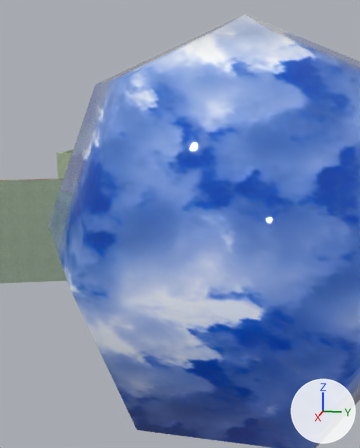
The glTF model objects/roomofstuff.gltf, before and after one commit.
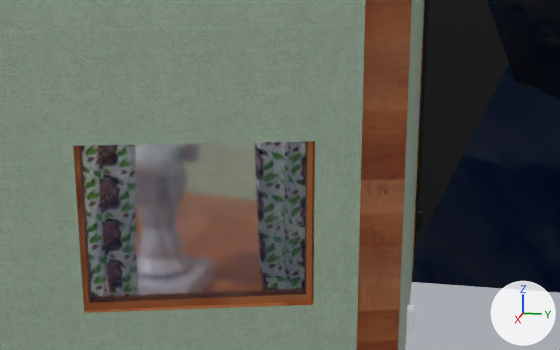
Each version appears first from a 50 mm camera at (12.22, 5.29, 3.92) aimed at (1.86, 3.22, 1.34), and next in a close-up from a 50 mm camera at (5.13, 1.92, 2.26) aimed at (2.19, 1.33, 1.52). Arrows for +X, +Y and +Z are at lower right; the lights stay in place. Where no turn or scale is listed for an object, it has been applied to the vertices.

The first close-up shows 'Room', 'Window'.
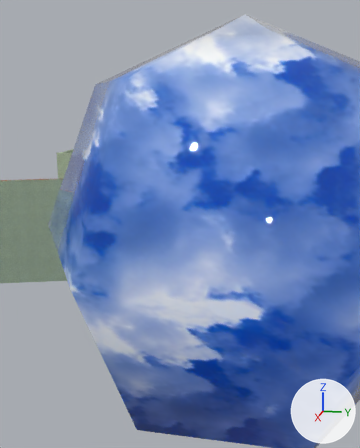
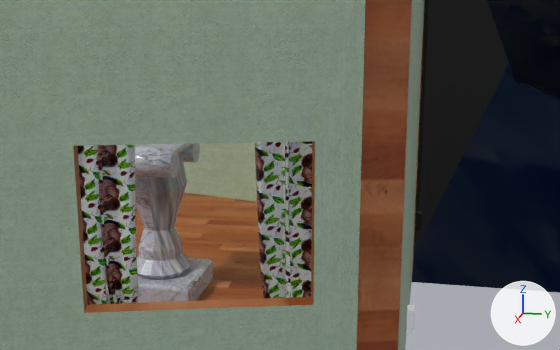
Pixel boxes [x1, y1, x2, y2] of what changed, in the close-ups (560 x 350 px):
'Window', deleted
    before: [74, 141, 313, 310]
    faces in mat_glass_001 (white #e7e7e7): [79, 142, 307, 303]
    faces in mat_floorwood_001: [74, 141, 313, 310]
'blindsopen', unchanged, uncovered by the edit
    after: [77, 141, 312, 304]
'Pillar', unchanged, uncovered by the edit
    after: [106, 143, 213, 304]

The change in detail:
Object 'Window' (ob_window) is deleted.
